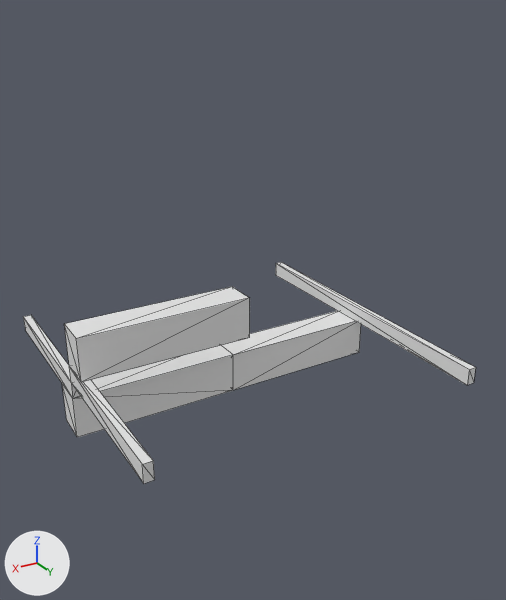
What one commit did to the OBJ model Data/bmc/tiles_structure/t_061.obj.
Rendered twice from a 50 mm camera at (0.929, 1.668, 0.95) aimed at (-0.084, -0.021, 0.106). The lights are fixed; the arrows at lower left show +X, +Y and +Z. Mesh edges are drawn as thin lines. Where no turn or scale is listed for an object, it has been applied to the vertices.

The first picture shows 't_061'.
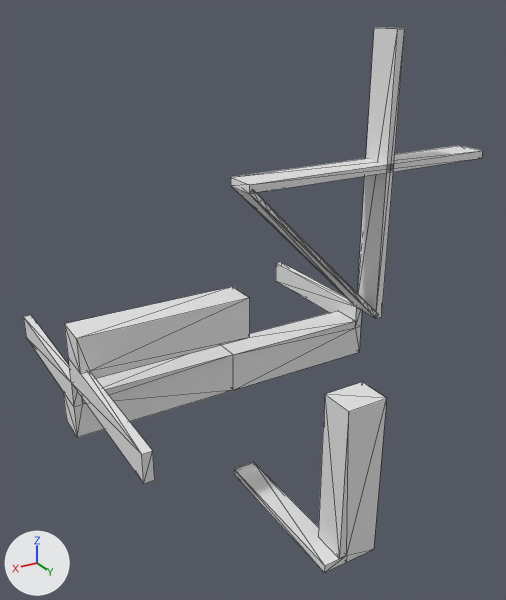
Changed parts and their boxes [x1, y1, x2, y2] in the pictures (506 x 600 px):
't_061', reshaped (145% taller)
    before: [23, 262, 476, 484]
    after: [23, 27, 483, 573]
part 1 of me_t_061, added
    after: [234, 382, 387, 573]
part 2 of me_t_061, built on
    before: [23, 262, 476, 484]
    after: [23, 27, 483, 484]

What the commit changed:
me_t_061 is used by ob_t_061; location (0.0, 0.0, 0.0).
me_t_061 had 40 vertices, 72 faces and spanned x -0.5..0.5, y -0.5..0.5, z -0.175..0.175.
me_t_061 now has 156 vertices, 306 faces and spans x -0.875..0.5, y -0.5..0.5, z -0.5..0.875.
me_t_061 part 1: a new loose piece of 18 vertices spanning x -0.175..0.0, y 0.0..0.5, z -0.5..0.0.
Part 2, on me_t_061:
13 vertices are removed from x -0.5..0.5, y -0.5..0.5, z -0.05..0.05.
61 faces are deleted.
3 vertices move from x -0.475..0.5, y -0.5..0.5, z -0.05..0.05 to x -0.5..0.475, y -0.5..0.5, z -0.075..0.075.
74 vertices are added at x -0.875..0.5, y -0.1..0.1, z -0.075..0.875.
5 new vertices lie (0.025, 0.0, 0.0) away from vertices in x -0.5..0.5, y -0.5..0.5, z -0.075..0.05.
5 new vertices lie (0.0, -0.1, 0.0) away from vertices in x -0.5..0.5, y 0.0, z -0.075..-0.05.
14 new vertices lie (0.059, 0.0, 0.059) away from vertices in x -0.425..-0.119, y 0.0..0.1, z 0.06..0.366.
6 new vertices lie (0.119, 0.0, 0.119) away from vertices in x -0.366..-0.358, y 0.0..0.1, z 0.12..0.128.
7 new vertices lie (0.0, 0.1, 0.0) away from vertices in x -0.875..0.5, y 0.0, z 0.011..0.5.
263 new faces join them.
